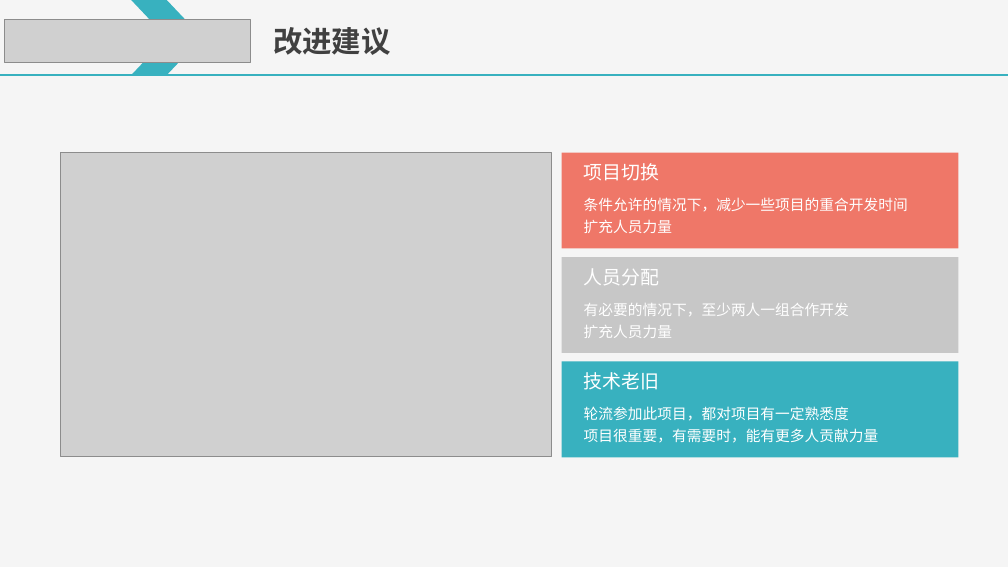
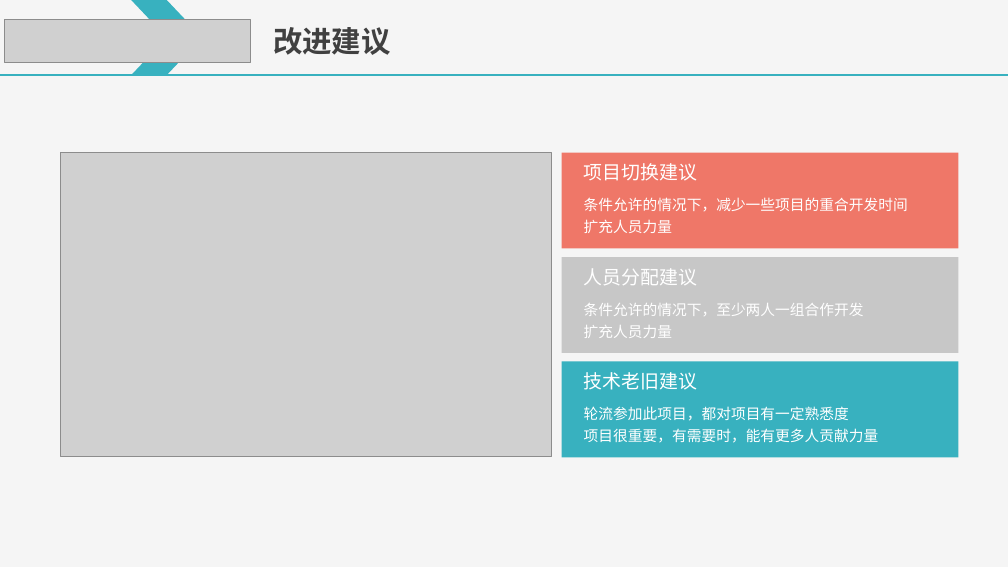
Before and after one commit to LiuQ-Q/document, a slide deck: slide 5 of gjj/2020年终述职/智能平台实验室+刘琦+述职.pptx. Drawn at 1008x567 pixels with LibreOffice and Linux fonts; fonts in the diff are those of the drawing; grey boxes stand for pictures. Boxes give left, top, right and bottom in pixels: in the first picture for what was removed or moved away, otherwise in the second. Text is boxed around its words. In the diff, an @@ line names an element or a change of style, - is before the commit and + after.

```diff
--- a/gjj/2020年终述职/智能平台实验室+刘琦+述职.pptx
+++ b/gjj/2020年终述职/智能平台实验室+刘琦+述职.pptx
@@ text at (x1=584, y1=163, x2=697, y2=181): text changed @@
-项目切换
+项目切换建议
@@ text at (x1=584, y1=268, x2=697, y2=285): text changed @@
-人员分配
+人员分配建议
@@ text at (x1=584, y1=303, x2=864, y2=316): text changed @@
-有必要的情况下，至少两人一组合作开发
+条件允许的情况下，至少两人一组合作开发
@@ text at (x1=584, y1=372, x2=697, y2=390): text changed @@
-技术老旧
+技术老旧建议
```
Also in this commit, not shown: 4 other slides changed.
